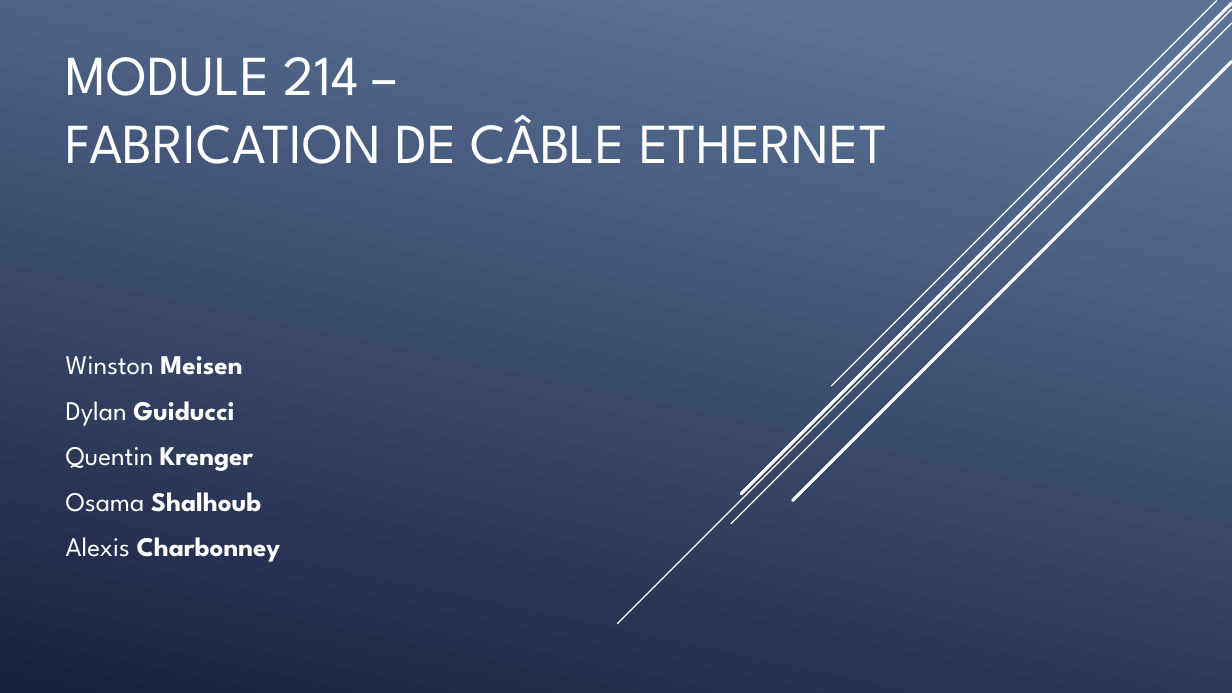
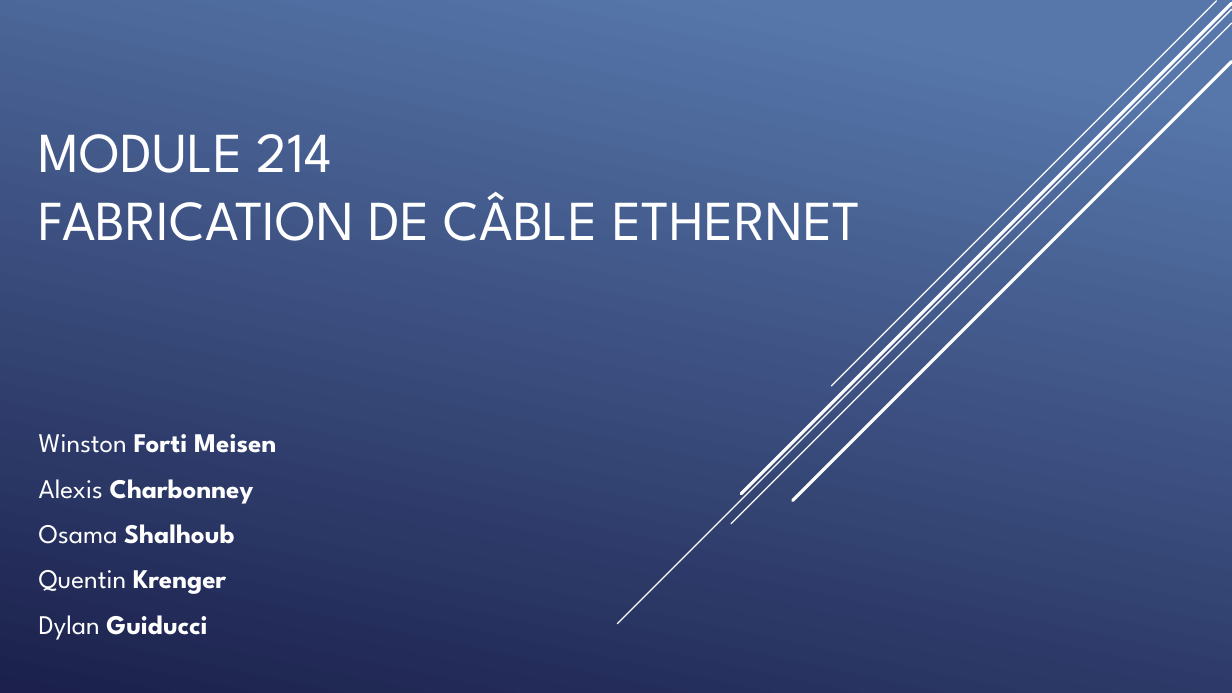
Before and after one commit to QuentinKrg/M214-Ethernet, a slide deck: slide 1 of Module 214 - Fabrication_Ethernet.pptx. Drawn at 1232x693 pixels with LibreOffice and Linux fonts; fonts in the diff are those of the drawing. Boxes give left, top, right and bottom in pixels: in the first picture for what was removed or moved away, otherwise in the second. Text is boxed around its words. In the diff, an @@ line names an element or a change of style, - is before the commit and + after.

```diff
--- a/Module 214 - Fabrication_Ethernet.pptx
+++ b/Module 214 - Fabrication_Ethernet.pptx
@@ background gradient #597496 to #1A2040 to gradient #5877AB to #1C204D @@
@@ title at (39,134,860,241): text changed @@
-MODULE 214 –
-FABRICATION DE CÂBLE ETHERNET
+MODULE 214
+FABRICATION DE CÂBLE ETHERNET
@@ subtitle "Winston Forti Meisen": place and size @@
-subtitle "Winston Forti Meisen" at (66,356,281,562)
+subtitle "Winston Forti Meisen" at (39,434,276,640)
@@ subtitle at (39,434,276,594): text changed; bold on @@
-Winston Meisen
+Winston Forti Meisen
+Alexis Charbonney
+Osama Shalhoub
+Quentin Krenger
@@ subtitle at (66,447,281,562): paragraphs removed @@
-Quentin Krenger
-Osama Shalhoub
-Alexis Charbonney
```
Also in this commit, not shown: 3 other slides changed, 23 slides added, 5 slides removed.
